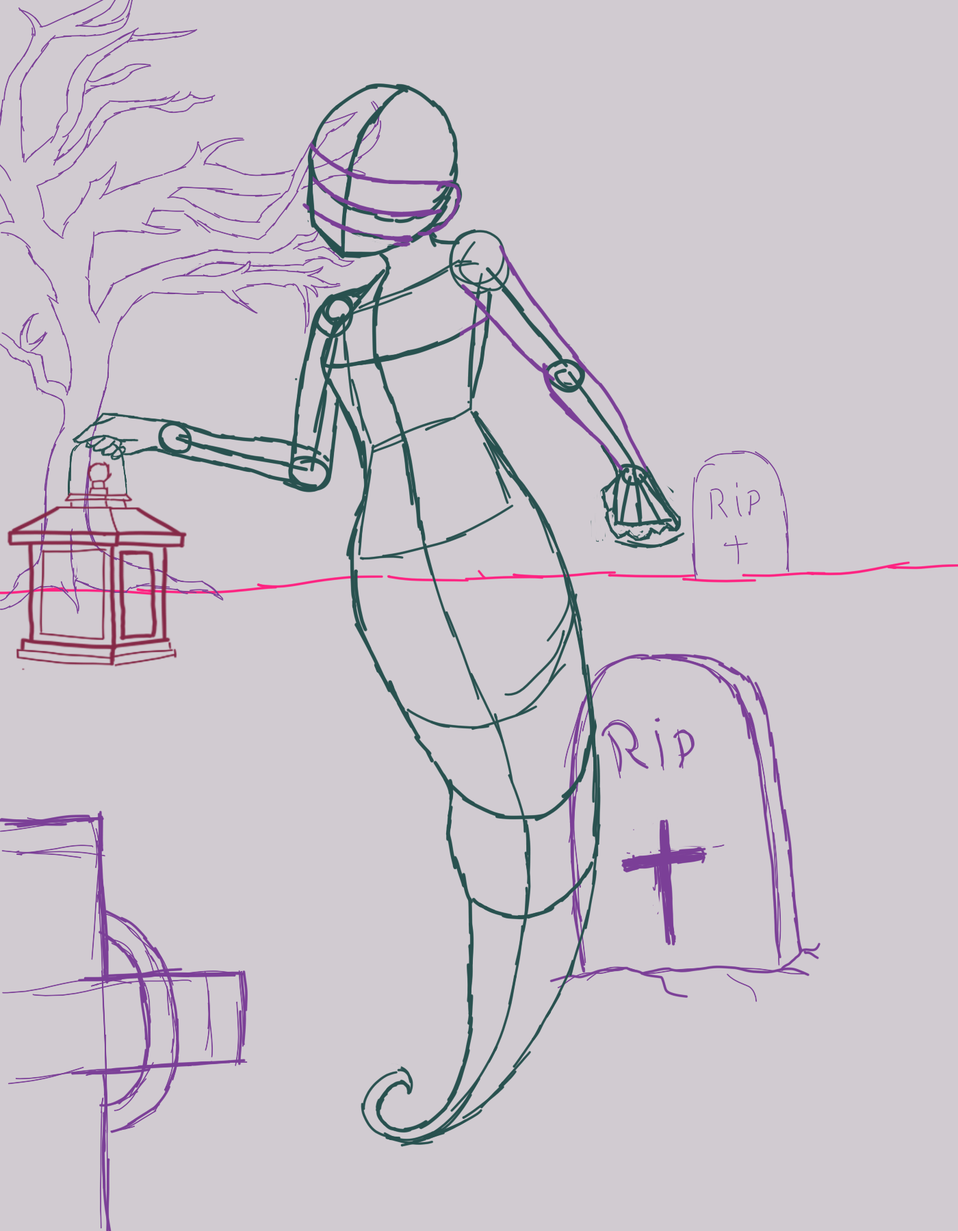
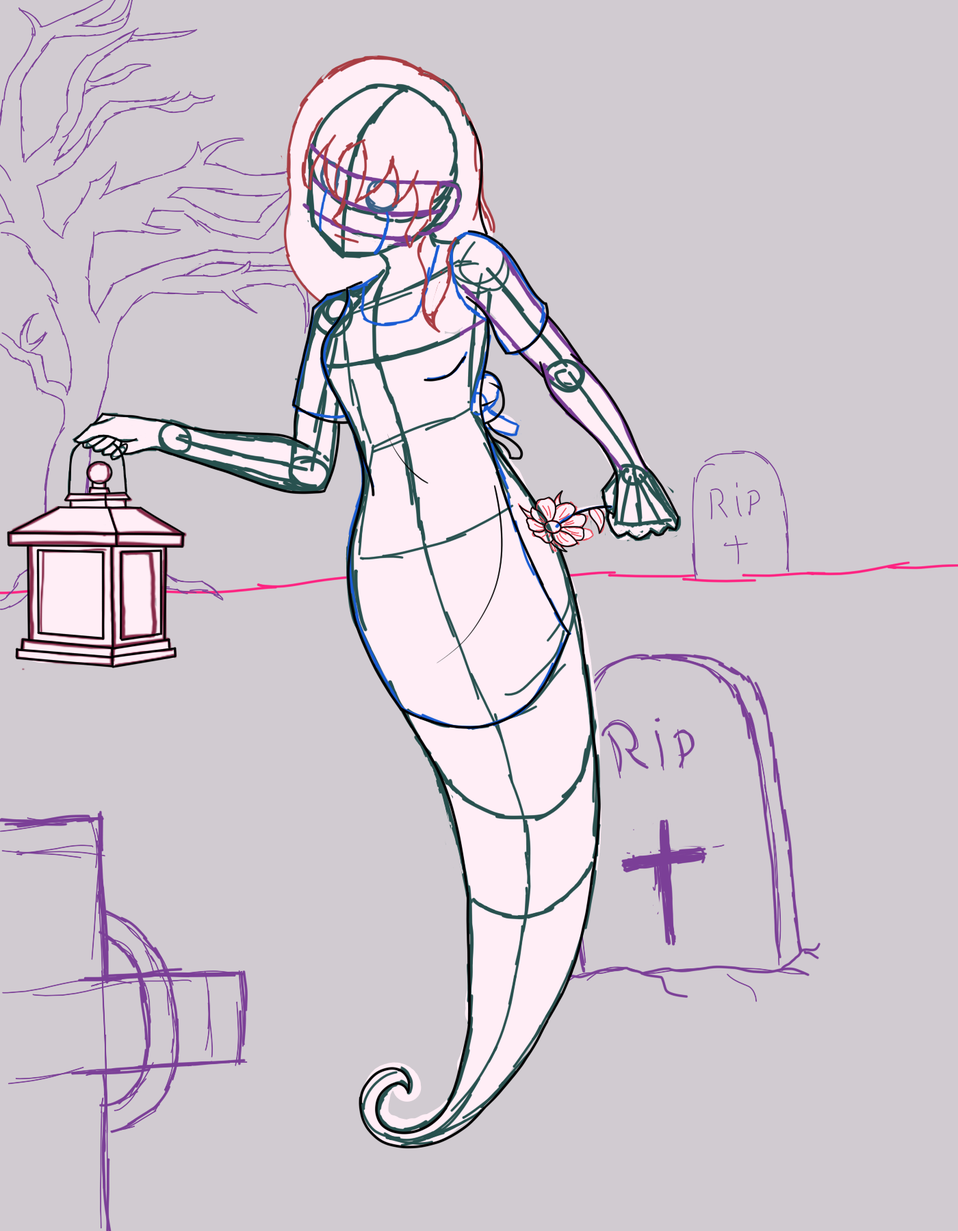
The second 958 x 1231 image is a revision of the first. Changes to its layers:
added layer "Paint Layer 9 Merged" in group "Group 4" over (x1=6, y1=87, x2=685, y2=1150)
added layer "Paint Layer 7" in group "Group 5" over (x1=280, y1=50, x2=526, y2=351)
added layer "Paint Layer 8" in group "Group 5" over (x1=481, y1=481, x2=613, y2=570)
painted on "Paint Layer 1" over (x1=43, y1=50, x2=685, y2=1150)
added layer "Paint Layer 6" in group "Group 5" over (x1=6, y1=50, x2=685, y2=1150)
painted on "Paint Layer 3" over (x1=6, y1=50, x2=685, y2=1150)
